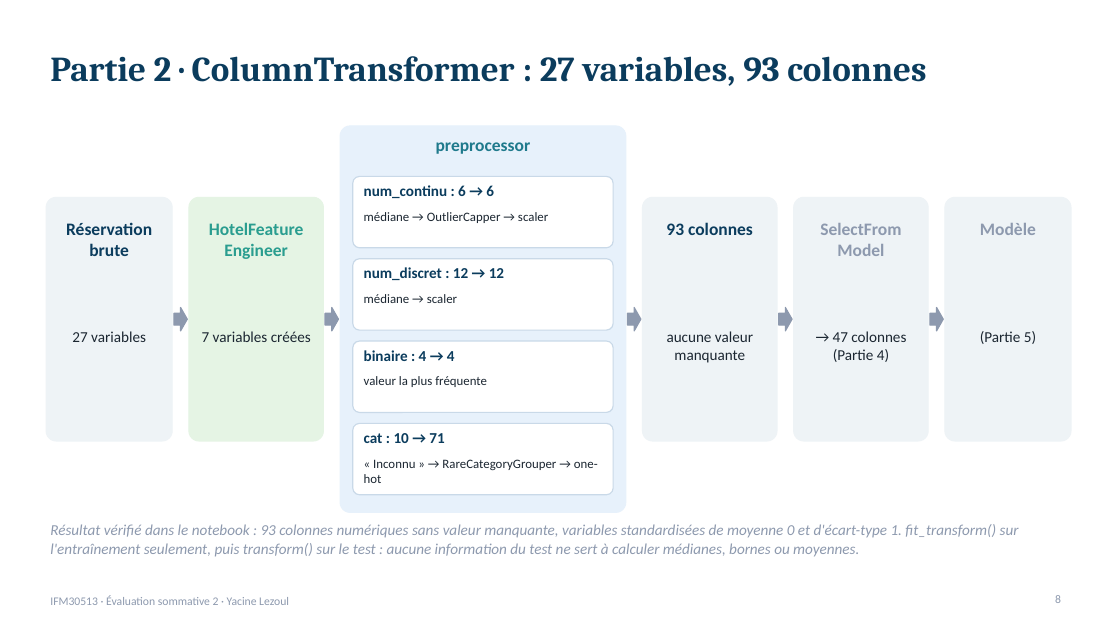
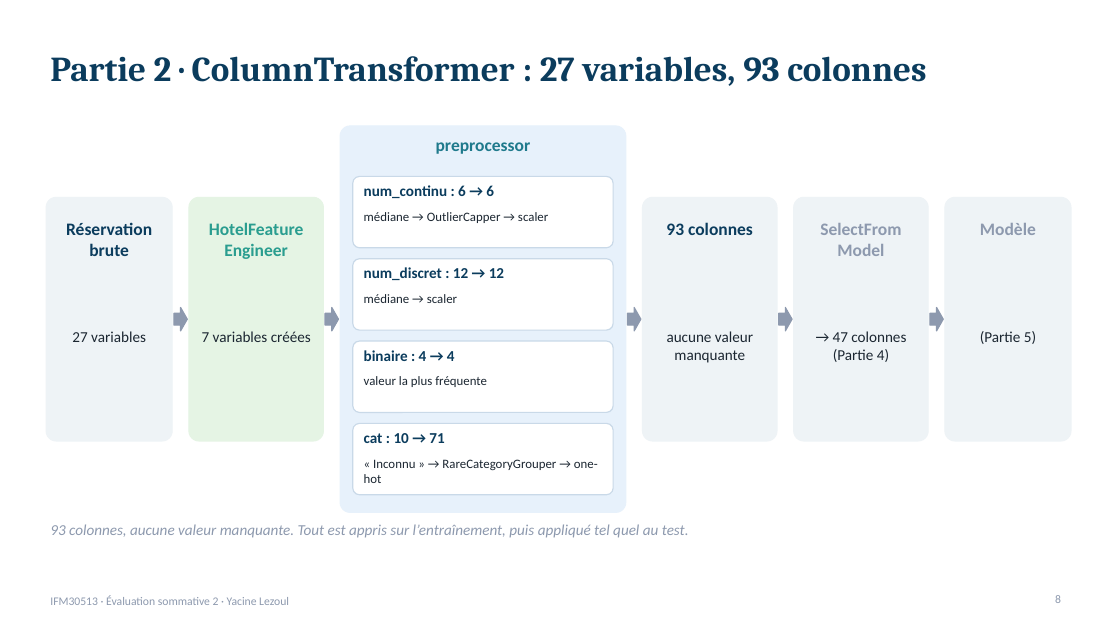
Before and after one commit to lezoul/hotel-cancellation-pipeline, a slide deck: slide 8 of reports/presentation_annulations.pptx. Drawn at 1120x630 pixels with LibreOffice and Linux fonts; fonts in the diff are those of the drawing. Boxes give left, top, right and bottom in pixels: in the first picture for what was removed or moved away, otherwise in the second. Text is boxed around its words. In the diff, an @@ line names an element or a change of style, - is before the commit and + after.

```diff
--- a/reports/presentation_annulations.pptx
+++ b/reports/presentation_annulations.pptx
@@ text at (50, 524, 689, 538): text changed @@
-Résultat vérifié dans le notebook : 93 colonnes numériques sans valeur manquante, variables standardisées de moyenne 0 et d'écart-type 1. fit_transform() sur l'entraînement seulement, puis transform() sur le test : aucune information du test ne sert à calculer médianes, bornes ou moyennes.
+93 colonnes, aucune valeur manquante. Tout est appris sur l’entraînement, puis appliqué tel quel au test.
```
Also in this commit, not shown: 11 other slides changed, 1 other file.
